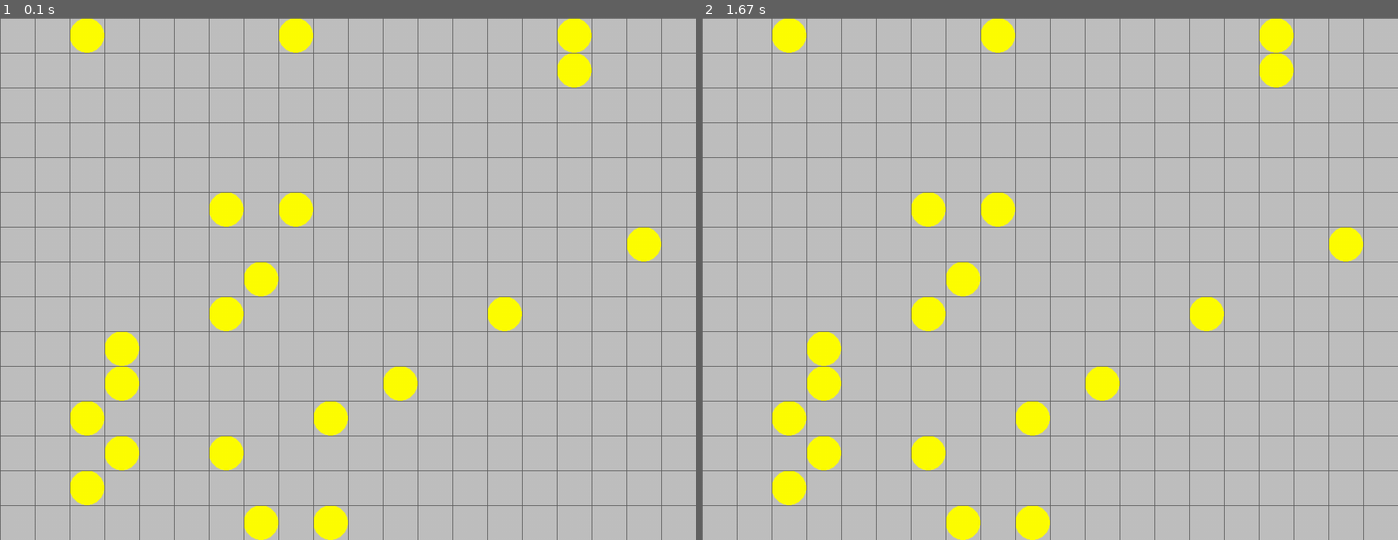
Above: before the commit, frames 1-2 (left to right).
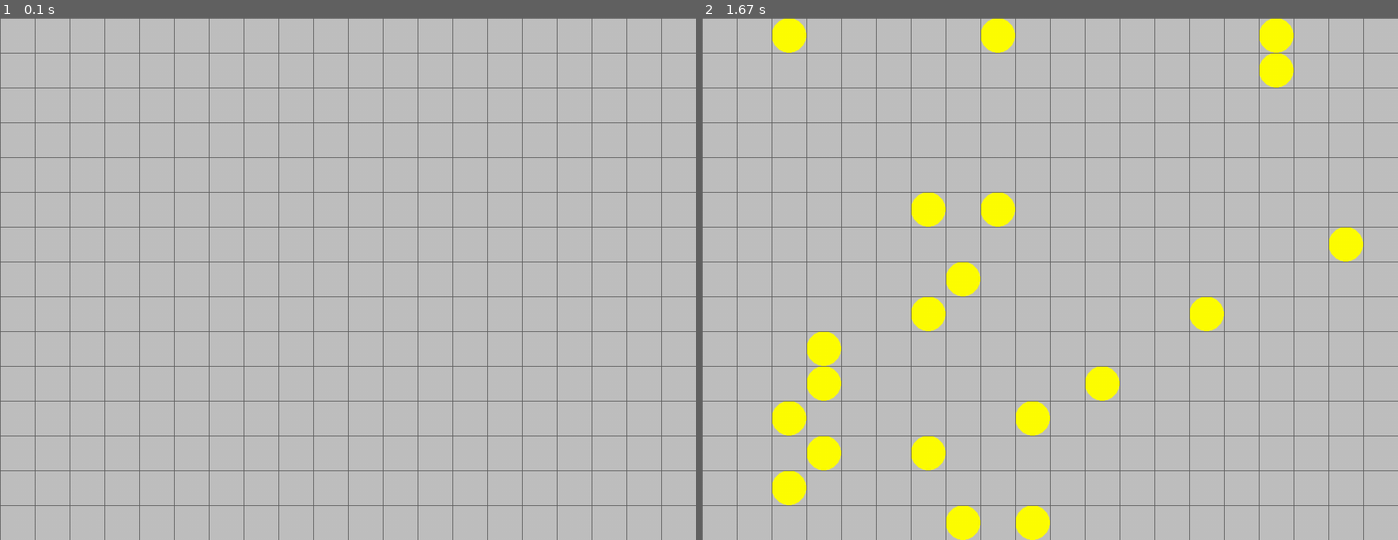
Above: after the commit, the same moments.

Repository: fldragonn/pygame
Game: pygame game, started from minesweeper/mine_sweeper_01.py
The game is run twice, just before and just after one commit, with the same random seed, the same clock (stepped at 60 frames per second) and the same inputs.
Inputs (mouse positions are in pixels of both pictures, inside the frame that each line leads up to):
- Up to frame 1 (0.1 s): no input
- Up to frame 2 (1.67 s): click (1050, 279) at 0.38 s; click (1119, 393) at 0.72 s

The runs differ from the first frame. In frame 1, 5.2% of the frame differs, in the area x 10-95%, y 0-100%; in frame 2, nothing differs.

Commit message:
03. 타일 클릭 처리 1 - 폭탄이면 게임종료

Diff:
--- a/minesweeper/mine_sweeper_01.py
+++ b/minesweeper/mine_sweeper_01.py
@@ -23,6 +23,9 @@
 
 # 메인 루프
 def main():
+    # 기본 설정
+    game_over = False
+
     # 맵 정보 리스트 초기화
     field = [[EMPTY for xpos in range(WIDTH)] for ypos in range(HEIGHT)]
 
@@ -40,7 +43,15 @@
             if event.type == QUIT:
                 pygame.quit()
                 sys.exit()
-
+            if event.type == MOUSEBUTTONDOWN and event.button == 1:
+                xpos, ypos = floor(event.pos[0] / SIZE), floor(event.pos[1] / SIZE)
+                # click 타일 효과
+                # rect = (xpos * SIZE, ypos * SIZE, SIZE, SIZE)
+                # pygame.draw.rect(SURFACE, (92, 92, 92), rect)
+                # pygame.display.update()
+                # pygame.time.delay(100)
+                if field[ypos][xpos] == BOMB:
+                    game_over = True
 
         # 배경 그리기
         SURFACE.fill( (0, 0, 0) )
@@ -52,7 +63,7 @@
 
                 if tile == EMPTY or tile == BOMB:
                     pygame.draw.rect(SURFACE, (192, 192, 192), rect)
-                    if tile == BOMB:
+                    if game_over and tile == BOMB:
                         pygame.draw.ellipse(SURFACE, (255, 255, 0), rect)
 
         # 선 그리기
